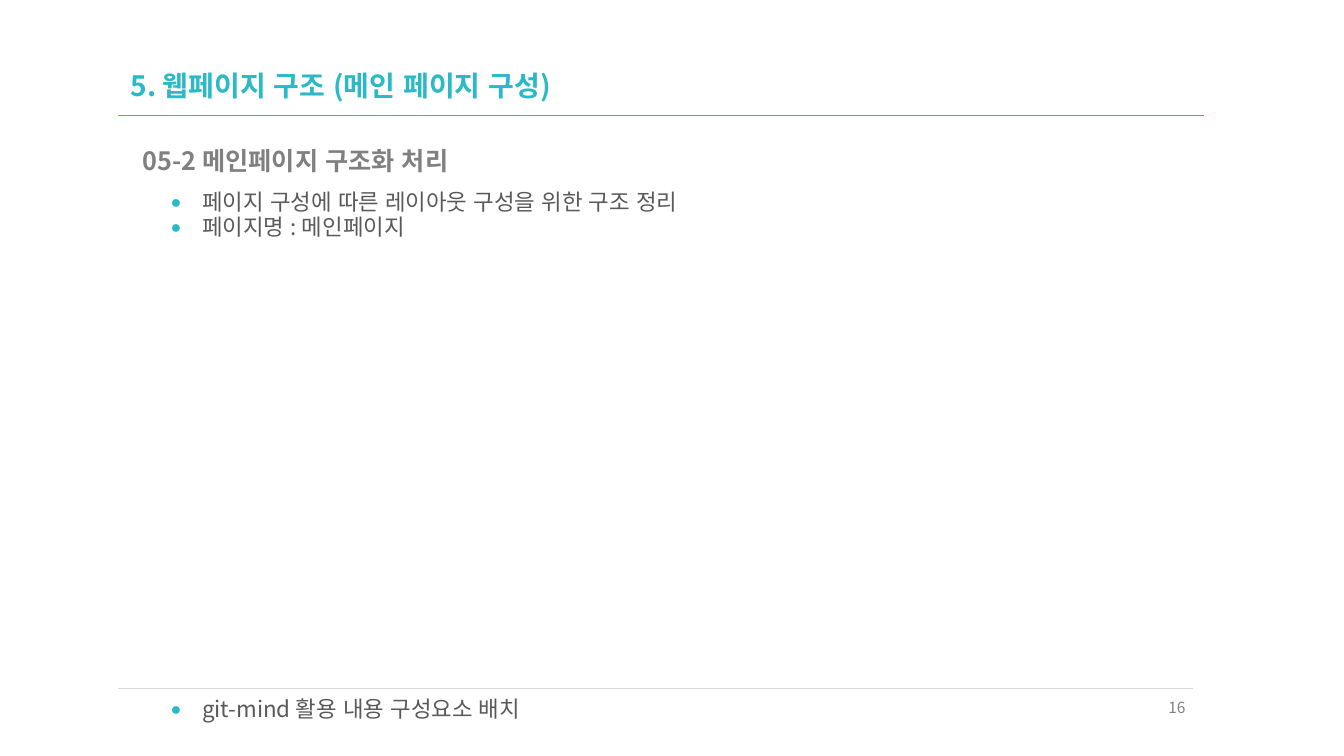
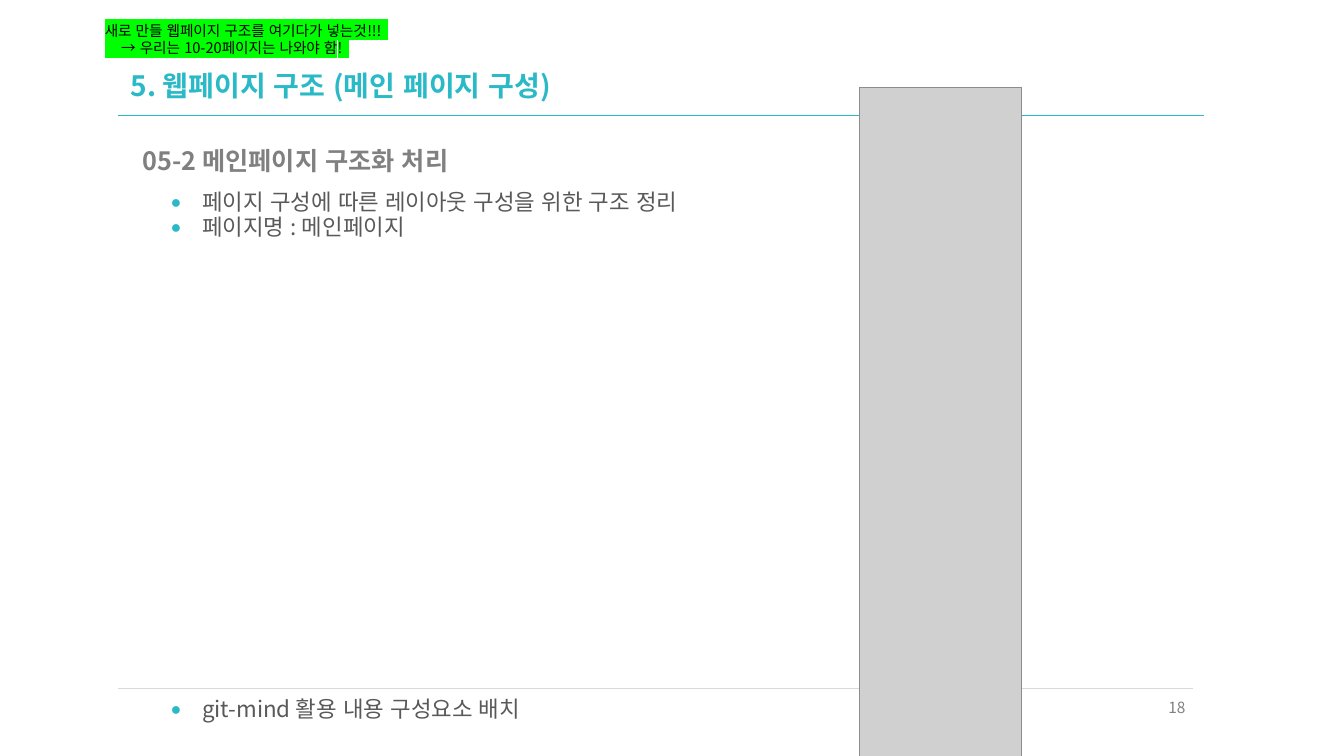
Before and after one commit to ekfka4863/frontEndCource_210901, a slide deck: slide 18 of source/n_01_UIUX요구분석_다나와닷컴.pptx (slide 16 before the commit). Drawn at 1344x756 pixels with LibreOffice and Linux fonts; fonts in the diff are those of the drawing; grey boxes stand for pictures. Boxes give left, top, right and bottom in pixels: in the first picture for what was removed or moved away, otherwise in the second. Text is boxed around its words. In the diff, an @@ line names an element or a change of style, - is before the commit and + after.

```diff
--- a/source/n_01_UIUX요구분석_다나와닷컴.pptx
+++ b/source/n_01_UIUX요구분석_다나와닷컴.pptx
@@ text added at [105,24,382,58], 10.5 pt, text #000000 @@
+새로 만들 웹페이지 구조를 여기다가 넣는것!!!
+→ 우리는 10-20페이지는 나와야 함!
@@ picture added at [860,88,1022,756] @@
```
Also in this commit, not shown: 7 other slides changed, 2 slides added, 5 other files.
